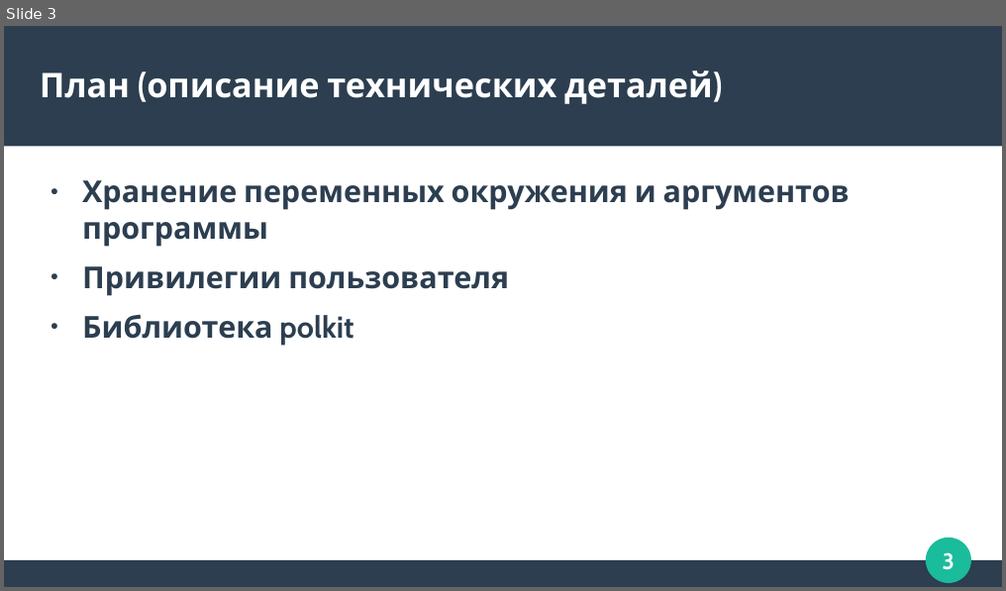
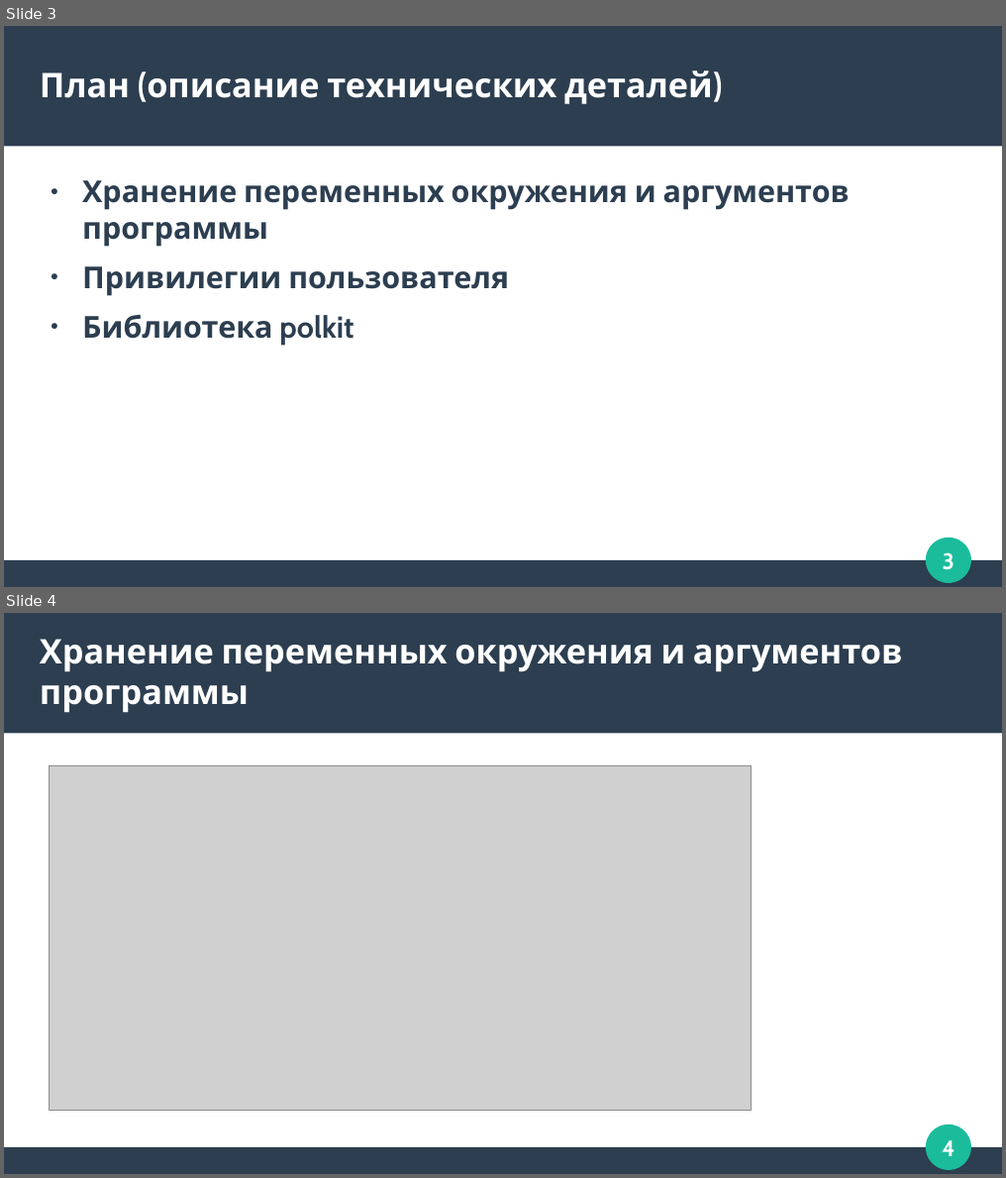
Before and after one commit to zubrailx/university-itmo, a slide deck: Year-3/Computer-architecture/lab-1/presentation.odp. Shown one above the other, each under a label of ours: slide 3 before the commit, slides 3 and 4 after it. The pictures are 1006x591 and 1006x1178 pixels, drawn with LibreOffice and Linux fonts; fonts in the diff are those of the drawing; grey boxes stand for pictures. Boxes give left, top, right and bottom in pixels: in the first picture for what was removed or moved away, otherwise in the second. Text is boxed around its words. In the diff, an @@ line names an element or a change of style, - is before the commit and + after.

```diff
--- a/Year-3/Computer-architecture/lab-1/presentation.odp
+++ b/Year-3/Computer-architecture/lab-1/presentation.odp
@@ slide 4 added at bbox=[4, 613, 1002, 1174], background #FFFFFF; not listed: 4 template elements that a slide beside it also shows @@
@@ title added at bbox=[40, 639, 903, 713], 27 pt, text #FFFFFF, bold @@
+Хранение переменных окружения и аргументов программы
@@ picture added at bbox=[50, 766, 751, 1111] @@
```
Also in this commit, not shown: 1 slide changed, 25 other slides added, 1 slide removed, 5 other files.
